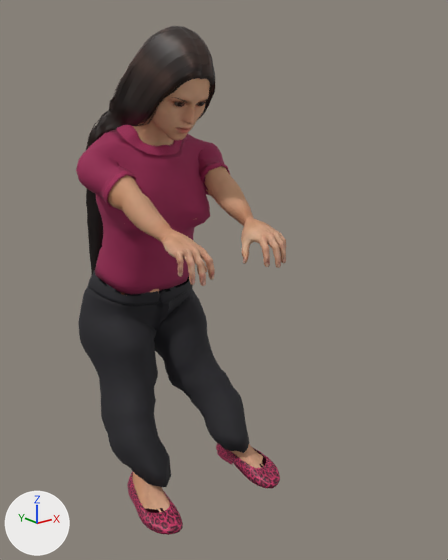
An edit to the glTF model assets/props/people-rosa-sit-laptop.glb, drawn before and after from the same camera.
Camera for both pictures: a 50 mm camera at (-0.829, -1.134, -0.061) aimed at (0.059, -0.023, -0.505). The axes (+X, +Y, +Z) are drawn at lower left. The lights are the same throughout. The first picture is the older version. Vertices at exactly the same position are counted once.

Objects in the first picture: 'people-rosa-sit-laptop'.
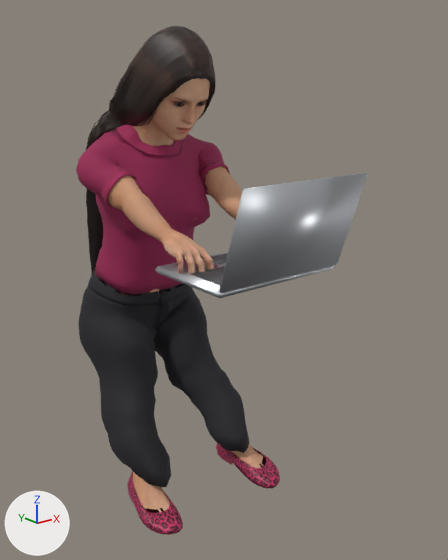
The newer file is also turned or shifted as a whole; pictures and numbers use the older file's frame.

Where the change shows, as pixel boxes (x1, y1, x2, y2) in the pictures (448 x 560 px):
'people-rosa-sit-laptop', reshaped (38% wider): before (76, 26, 286, 535); after (76, 26, 367, 535)
part 1 of me_base_001, added: after (191, 266, 225, 286)
part 2 of me_base_001, added (mostly hidden): after (211, 253, 228, 264)
part 3 of me_base_001, added: after (155, 252, 335, 298)
part 4 of me_base_001, added: after (219, 173, 367, 293)

Edits to the bpy script that builds the scene:
```text
Add mat_held_laptop:
    mat_held_laptop = principled_material('Held.laptop')
    mat_held_laptop.base_color = (0.6, 0.62, 0.65)  # light grey #cbced3
    mat_held_laptop.metallic = 0.85
    mat_held_laptop.roughness = 0.38
Add mat_held_laptop_screen:
    mat_held_laptop_screen = principled_material('Held.laptop screen')
    mat_held_laptop_screen.base_color = (0.36, 0.45, 0.58)  # greyish blue #a2b3c8
    mat_held_laptop_screen.roughness = 0.25
    mat_held_laptop_screen.emission_color = (0.34, 0.43, 0.56)  # greyish blue #9eafc5
    mat_held_laptop_screen.emission_strength = 1.0
Add mat_held_laptop_keys:
    mat_held_laptop_keys = principled_material('Held.laptop keys')
    mat_held_laptop_keys.base_color = (0.055, 0.055, 0.06)  # dark grey #424245
    mat_held_laptop_keys.roughness = 0.6
Change me_base_001:
    used by ob_people_rosa_sit_laptop; location = (0.0, 0.0, 0.0)
    remove me_base_001.from_pydata(...)  # 26628 vertices, 49050 faces; spans x -0.202..0.202, y -0.166..0.399, z -1.076..0.064
    add me_base_001.from_pydata(...)  # 26716 vertices, 49206 faces; spans x -0.202..0.202, y -0.352..0.399, z -1.076..0.064
    me_base_001 part 1: a new loose piece, a box spanning x -0.1351..0.1349, y -0.2589..-0.1589, z -0.4229..-0.4209, in mat_held_laptop_keys (dark grey #424245)
    me_base_001 part 2: a new loose piece, a box spanning x -0.0451..0.0449, y -0.1364..-0.0814, z -0.4232..-0.4212, in mat_held_laptop_keys (dark grey #424245)
    me_base_001 part 3: a new loose piece of 32 vertices spanning x -0.16..0.16, y -0.284..-0.064, z -0.436..-0.423, in mat_held_laptop (light grey #cbced3)
    me_base_001 part 4: a new loose piece of 32 vertices spanning x -0.16..0.16, y -0.352..-0.281, z -0.425..-0.224, in mat_held_laptop (light grey #cbced3)
    other edits to the shape of me_base_001 do not show in these pictures
    add me_base_001.materials.append(mat_held_laptop)  # light grey #cbced3
    add me_base_001.materials.append(mat_held_laptop_keys)  # dark grey #424245
    add me_base_001.materials.append(mat_held_laptop_screen)  # greyish blue #a2b3c8, glowing greyish blue #9eafc5
```
